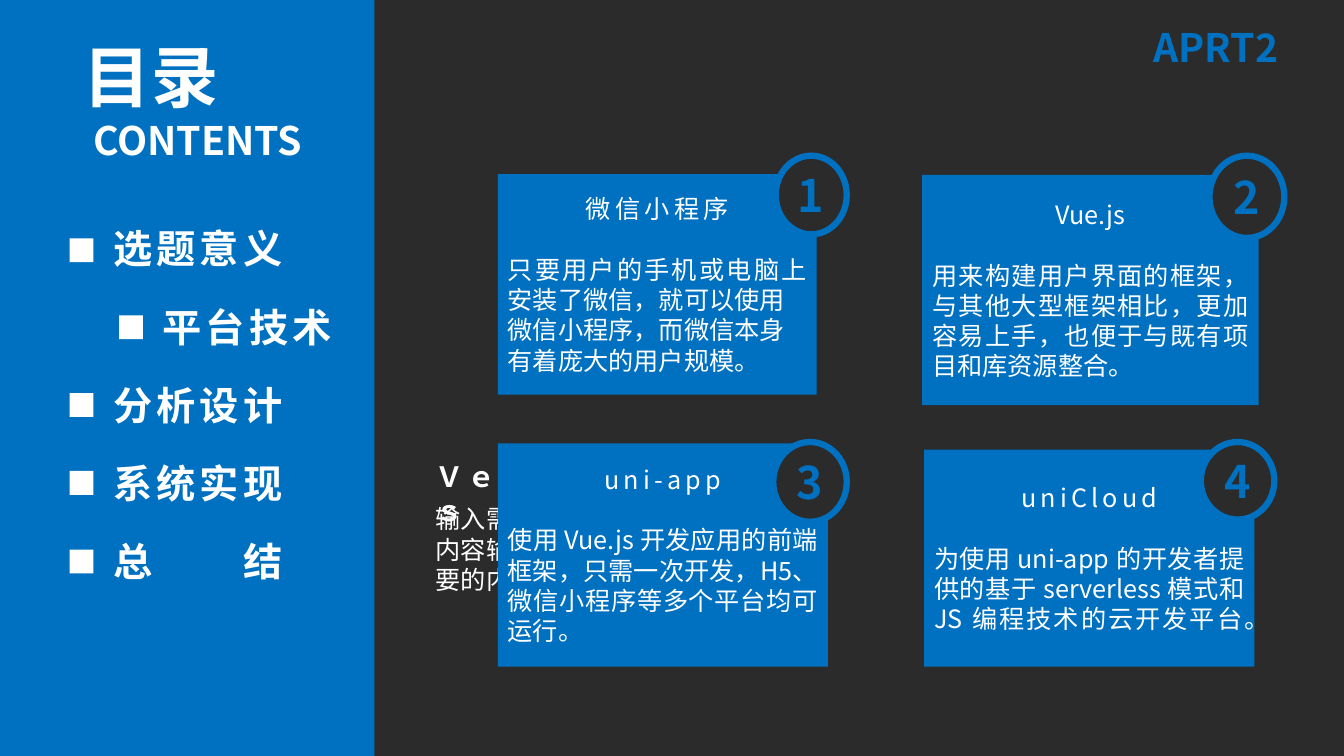
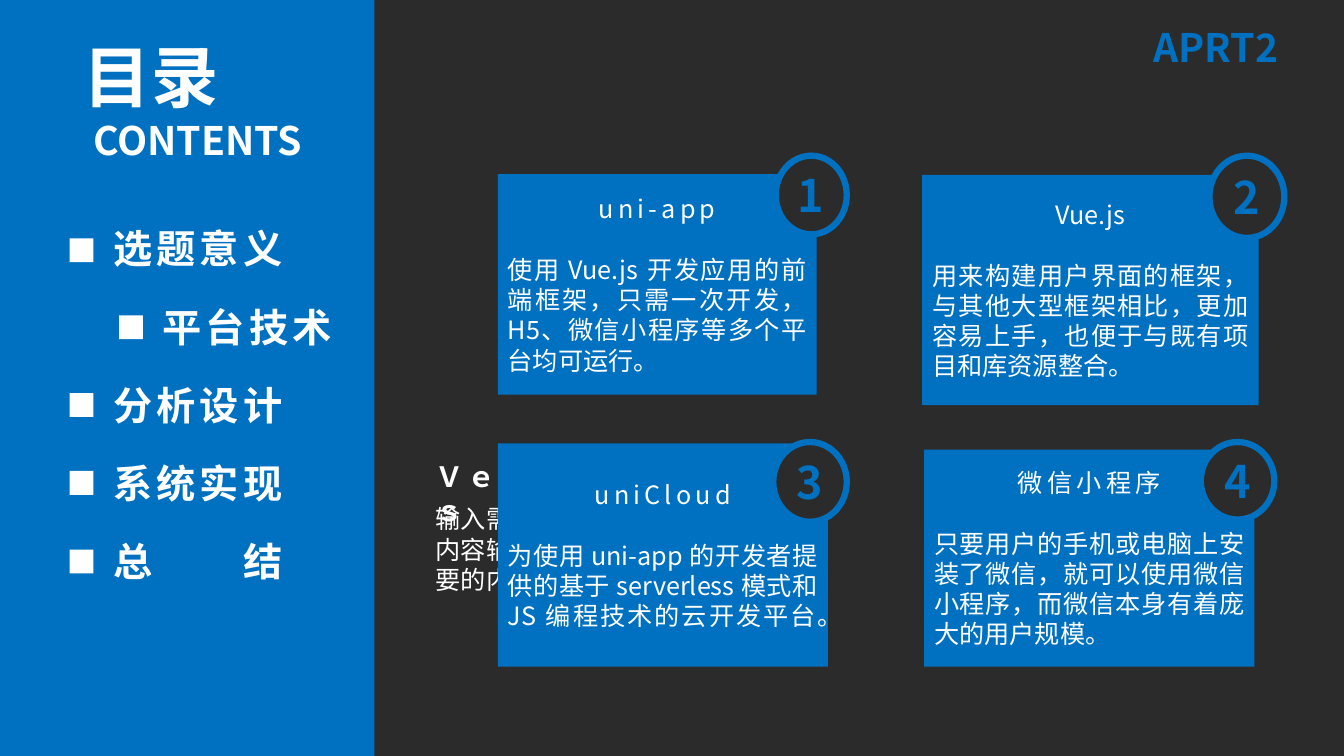
Before and after one commit to jeff-wangzhen/queue-progress, a slide deck: slide 6 of 毕业答辩.pptx. Drawn at 1344x756 pixels with LibreOffice and Linux fonts; fonts in the diff are those of the drawing; background and template pictures are left out; a plain dark background stands for a picture behind light text. Boxes give left, top, right and bottom in pixels: in the first picture for what was removed or moved away, otherwise in the second. Text is boxed around its words. In the diff, an @@ line names an element or a change of style, - is before the commit and + after.

```diff
--- a/毕业答辩.pptx
+++ b/毕业答辩.pptx
@@ text in rectangle at [508, 198, 807, 372]: text changed @@
-微信小程序
-只要用户的手机或电脑上安装了微信，就可以使用
-微信小程序，而微信本身有着庞大的用户规模。
+uni-app
+使用 Vue.js 开发应用的前端框架，只需一次开发，H5、微信小程序等多个平台均可运行。
@@ text in rectangle at [934, 470, 1244, 645]: text changed @@
-uniCloud
-为使用 uni-app 的开发者提供的基于 serverless 模式和 JS 编程技术的云开发平台。
+微信小程序
+只要用户的手机或电脑上安装了微信，就可以使用微信小程序，而微信本身有着庞大的用户规模。
@@ text in rectangle at [508, 484, 843, 631]: text changed @@
-uni-app
-使用 Vue.js 开发应用的前端框架，只需一次开发，H5、微信小程序等多个平台均可运行。
+uniCloud
+为使用 uni-app 的开发者提供的基于 serverless 模式和 JS 编程技术的云开发平台。
```
Also in this commit, not shown: 3 other slides changed, 1 slide added, 1 other file.
